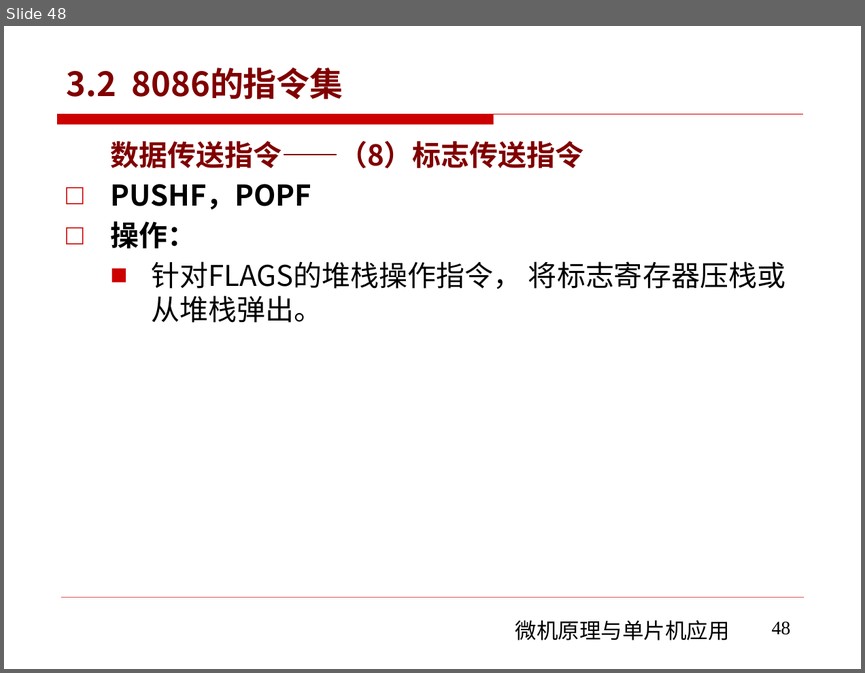
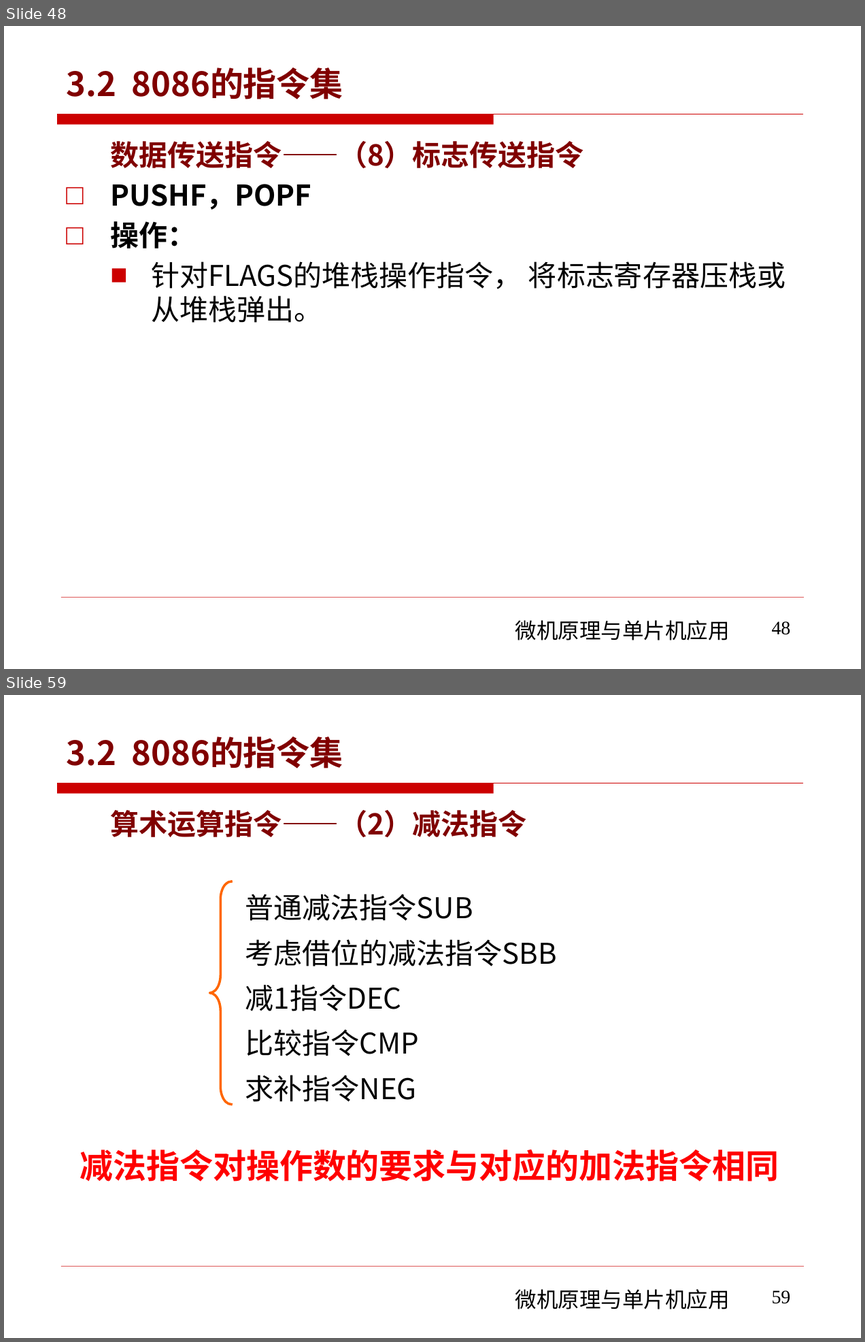
Before and after one commit to rshouc/Microcomputer, a slide deck: PPT/The Principle of Microcomputer/第三章 微机原理（8086的指令系统-指令集).pptx. Shown one above the other, each under a label of ours: slide 48 before the commit, slides 48 and 59 after it; the slides between them are not shown. The pictures are 865x673 and 865x1342 pixels, drawn with LibreOffice and Linux fonts; fonts in the diff are those of the drawing; background and template pictures are left out. Boxes give left, top, right and bottom in pixels: in the first picture for what was removed or moved away, otherwise in the second. Text is boxed around its words. In the diff, an @@ line names an element or a change of style, - is before the commit and + after.

```diff
--- a/PPT/The Principle of Microcomputer/第三章 微机原理（8086的指令系统-指令集).pptx
+++ b/PPT/The Principle of Microcomputer/第三章 微机原理（8086的指令系统-指令集).pptx
@@ slide 59 added at [4, 695, 861, 1338], background #FFFFFF; not listed: 3 template elements that a slide beside it also shows @@
@@ title added at [67, 736, 343, 768], 28 pt, text #800000, bold @@
+3.2 8086的指令集
@@ text added at [110, 810, 527, 837], 24 pt, text #800000, bold @@
+算术运算指令——（2）减法指令
@@ left brace added at [209, 882, 231, 1104], outline #FF6600 2 pt @@
@@ text added at [245, 894, 557, 1102], 24 pt, text #000000 @@
+普通减法指令SUB
+考虑借位的减法指令SBB
+减1指令DEC
+比较指令CMP
+求补指令NEG
@@ text added at [80, 1149, 779, 1181], 28 pt, text #FF0000, bold @@
+减法指令对操作数的要求与对应的加法指令相同
@@ page number added at [772, 1290, 791, 1304], 16 pt, text #000000 @@
+59
```
Also in this commit, not shown: 111 other slides added.
